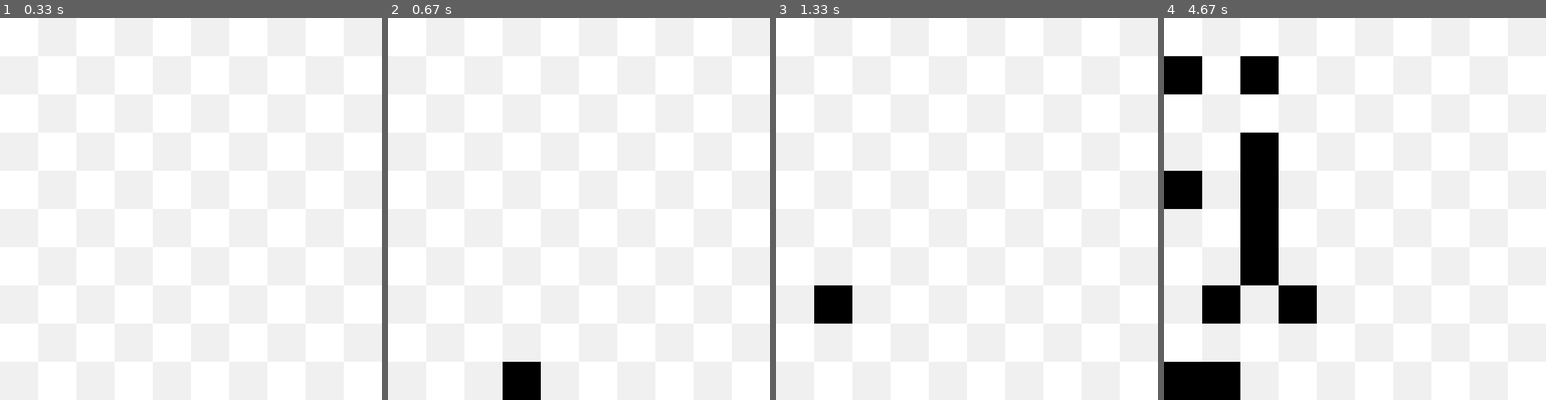
Above: before the commit, frames 1-4 (left to right).
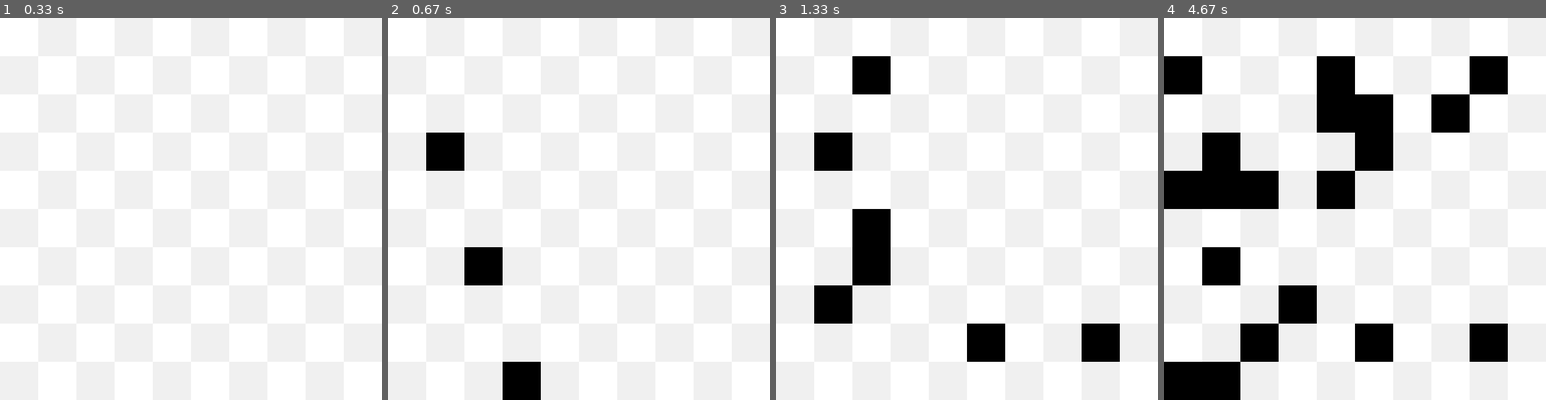
Above: after the commit, the same moments.

Repository: DylWithlt/py-game_a-star_project
Game: pygame game, started from main.py
The game is run twice, just before and just after one commit, with the same random seed, the same clock (stepped at 60 frames per second) and the same inputs.
Inputs (mouse positions are in pixels of both pictures, inside the frame that each line leads up to):
- Up to frame 1 (0.33 s): no input
- Up to frame 2 (0.67 s): press the mouse at (521, 380) at 0.37 s; move the mouse to (491, 266) at 0.47 s; release the mouse at (460, 151) at 0.6 s
- Up to frame 3 (1.33 s): press the mouse at (909, 380) at 0.7 s; move the mouse to (886, 224) at 0.8 s; release the mouse at (867, 67) at 0.93 s; press the mouse at (833, 304) at 1.03 s; move the mouse to (970, 327) at 1.13 s; release the mouse at (1112, 354) at 1.27 s
- Up to frame 4 (4.67 s): press the mouse at (1183, 75) at 1.37 s; move the mouse to (1228, 205) at 1.47 s; release the mouse at (1270, 331) at 1.6 s; press the mouse at (1259, 266) at 1.7 s; move the mouse to (1255, 266) at 1.8 s; release the mouse at (1248, 270) at 1.93 s; press the mouse at (1259, 228) at 2.03 s; move the mouse to (1377, 144) at 2.13 s; release the mouse at (1496, 63) at 2.27 s; press the mouse at (1183, 380) at 2.37 s; move the mouse to (1259, 224) at 2.47 s; release the mouse at (1335, 67) at 2.6 s; press the mouse at (1297, 304) at 2.7 s; move the mouse to (1374, 205) at 2.8 s; release the mouse at (1450, 102) at 2.93 s; press the mouse at (1259, 189) at 3.03 s; move the mouse to (1320, 186) at 3.13 s; release the mouse at (1385, 186) at 3.27 s; press the mouse at (1183, 189) at 3.37 s; move the mouse to (1228, 209) at 3.47 s; release the mouse at (1274, 224) at 3.6 s; press the mouse at (1259, 151) at 3.7 s; move the mouse to (1316, 124) at 3.8 s; release the mouse at (1374, 102) at 3.93 s; press the mouse at (1221, 380) at 4.03 s; move the mouse to (1217, 315) at 4.13 s; release the mouse at (1217, 247) at 4.27 s; press the mouse at (1259, 75) at 4.37 s; move the mouse to (1248, 136) at 4.47 s; release the mouse at (1232, 201) at 4.6 s

Frame 1 is identical in both runs. In frame 2, 2.0% of the frame differs, in the area x 10-30%, y 30-70%; in frame 3, 6.0%; in frame 4, 18%, in the area x 10-90%, y 10-90%.

Commit message:
made it so you can drag to place/remove walls

Diff:
--- a/main.py
+++ b/main.py
@@ -27,6 +27,8 @@
     color = WHITE
     rect = pygame.rect.Rect
     parent = None
+
+    drag_clicked = False
 
     f = FLT_MAX
     h = FLT_MAX
@@ -239,28 +241,18 @@
     a_star = None
     step_a_on_update = False
 
+    pressed_tiles = []
+
     running = True
     while running:
         # run the program at most 60 frames per second - makes program controllable on any system
         clock.tick(FPS)
-
         # process inputs
         for event in pygame.event.get():
             if event.type == pygame.QUIT:
                 running = False
             elif event.type == pygame.MOUSEBUTTONDOWN:
-                if pygame.mouse.get_pressed(3) == (1, 0, 0):
-                    # left mouse button clicked
-                    for tile in grid.tiles:
-                        if tile.rect.collidepoint(event.pos):
-                            if not (tile == start_tile or tile == end_tile):
-                                if tile.blocked:
-                                    tile.set_color(tile.base_color)
-                                    tile.blocked = False
-                                else:
-                                    tile.set_color(BLACK)
-                                    tile.blocked = True
-                elif pygame.mouse.get_pressed(3) == (0, 0, 1):
+                if pygame.mouse.get_pressed(3) == (0, 0, 1):
                     # right mouse clicked
                     for tile in grid.tiles:
                         if tile.rect.collidepoint(event.pos):
@@ -277,6 +269,12 @@
                                 elif not end_tile:
                                     tile.set_color(RED)
                                     end_tile = tile
+            elif event.type == pygame.MOUSEBUTTONUP:
+                for tile in pressed_tiles:
+                    if tile.drag_clicked:
+                        tile.drag_clicked = False
+                pressed_tiles.clear()
+
             elif event.type == pygame.KEYDOWN:
                 if event.key == pygame.K_s:
                     if start_tile and end_tile:
@@ -287,6 +285,25 @@
                 elif event.key == pygame.K_f:
                     step_a_on_update = not step_a_on_update
 
+        # moved outside event loop for mouse drag
+        # gets called while left mouse is held
+        if pygame.mouse.get_pressed(3) == (1, 0, 0):
+            for tile in grid.tiles:
+                if tile.rect.collidepoint(pygame.mouse.get_pos()):
+                    # if the tile is neither a start or end, and it hasn't been clicked during mouse down
+                    if not (tile == start_tile or tile == end_tile) and not tile.drag_clicked:
+                        if tile.blocked:
+                            tile.set_color(tile.base_color)
+                            tile.blocked = False
+                        else:
+                            tile.set_color(BLACK)
+                            tile.blocked = True
+
+                    # while mouse is held, change the tile
+                    if not tile.drag_clicked:
+                        pressed_tiles.append(tile)
+                        tile.drag_clicked = True
+
         # update
         if step_a_on_update and a_star:
             if not a_star.finished:
